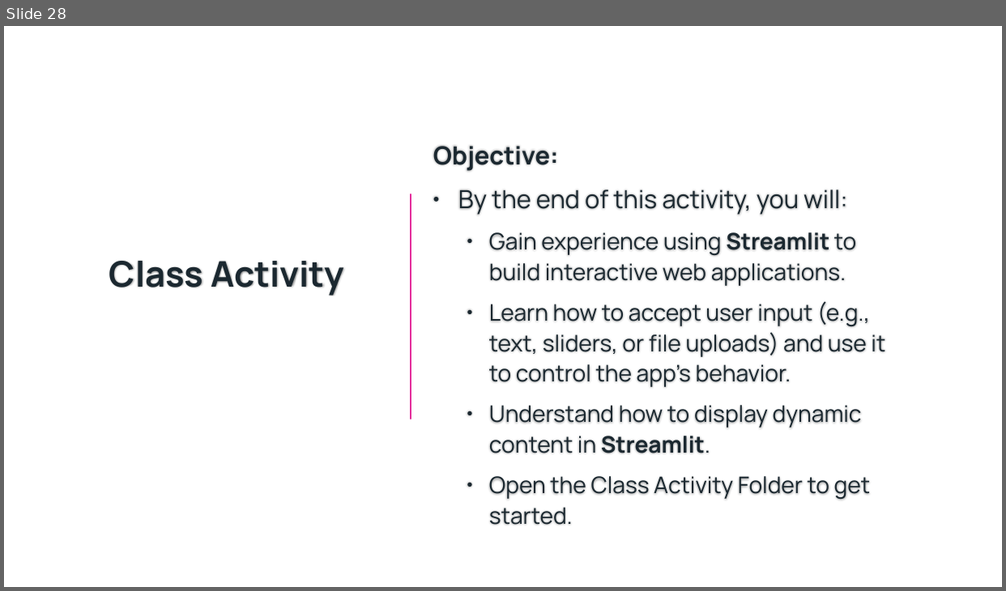
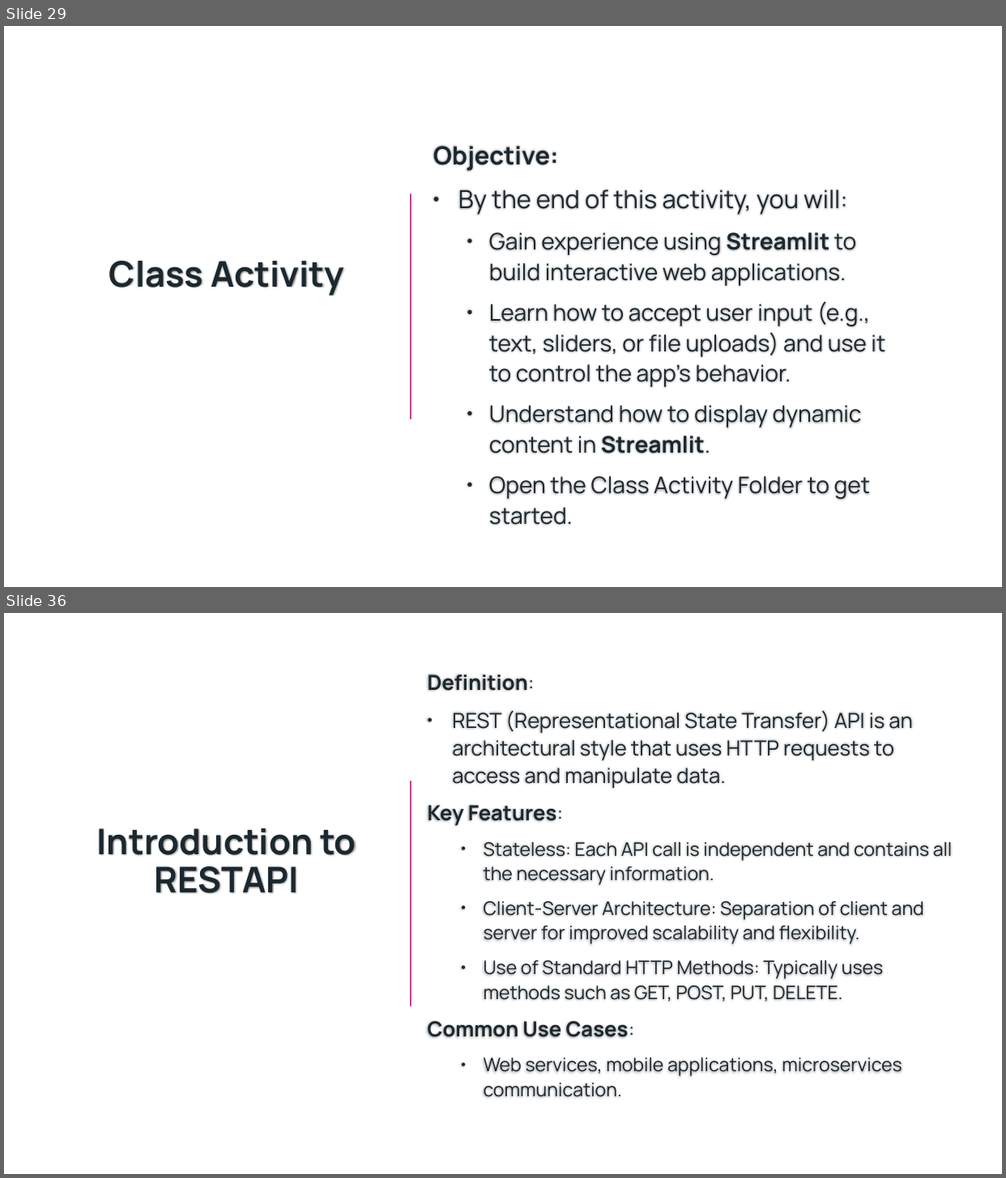
Before and after one commit to Bradford-College/Desigining-User-Interfaces-and-Working-with-Databases, a slide deck: lessonslide.pptx. Shown one above the other, each under a label of ours: slide 28 before the commit, slides 29 and 36 after it; the slides between them are not shown. The pictures are 1006x591 and 1006x1178 pixels, drawn with LibreOffice and Linux fonts; fonts in the diff are those of the drawing; background and template pictures are left out. Boxes give left, top, right and bottom in pixels: in the first picture for what was removed or moved away, otherwise in the second. Text is boxed around its words. In the diff, an @@ line names an element or a change of style, - is before the commit and + after.

Commit message:
Add API request and database connection code

```diff
--- a/lessonslide.pptx
+++ b/lessonslide.pptx
@@ slide 36 added at [4,613,1002,1174], background picture (left out) @@
@@ text added at [428,675,953,1076], 18 pt, text #1B2830 @@
+Definition:
+• REST (Representational State Transfer) API is an architectural style that uses HTTP requests to access and manipulate data.
+Key Features:
+  • Stateless: Each API call is independent and contains all the necessary information.
+  • Client-Server Architecture: Separation of client and server for improved scalability and flexibility.
+  • Use of Standard HTTP Methods: Typically uses methods such as GET, POST, PUT, DELETE.
+Common Use Cases:
+  • Web services, mobile applications, microservices communication.
@@ line added from (411, 781) to (411, 1006), #E32D9B 1.5 pt @@
@@ title added at [97,828,356,894], 34 pt, text #1B2830, bold @@
+Introduction to RESTAPI
@@ what was slide 28 is now slide 29 @@
```
Also in this commit, not shown: 10 other slides added, 4 other files.
